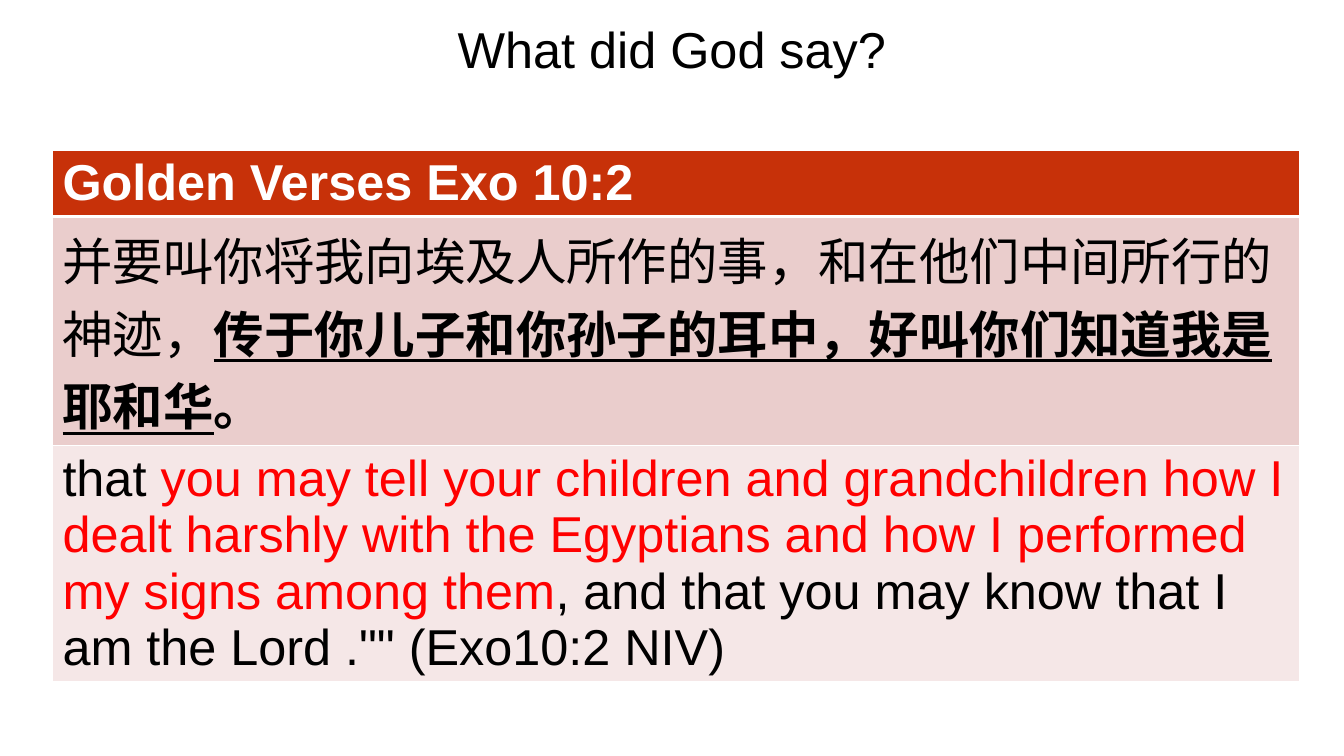
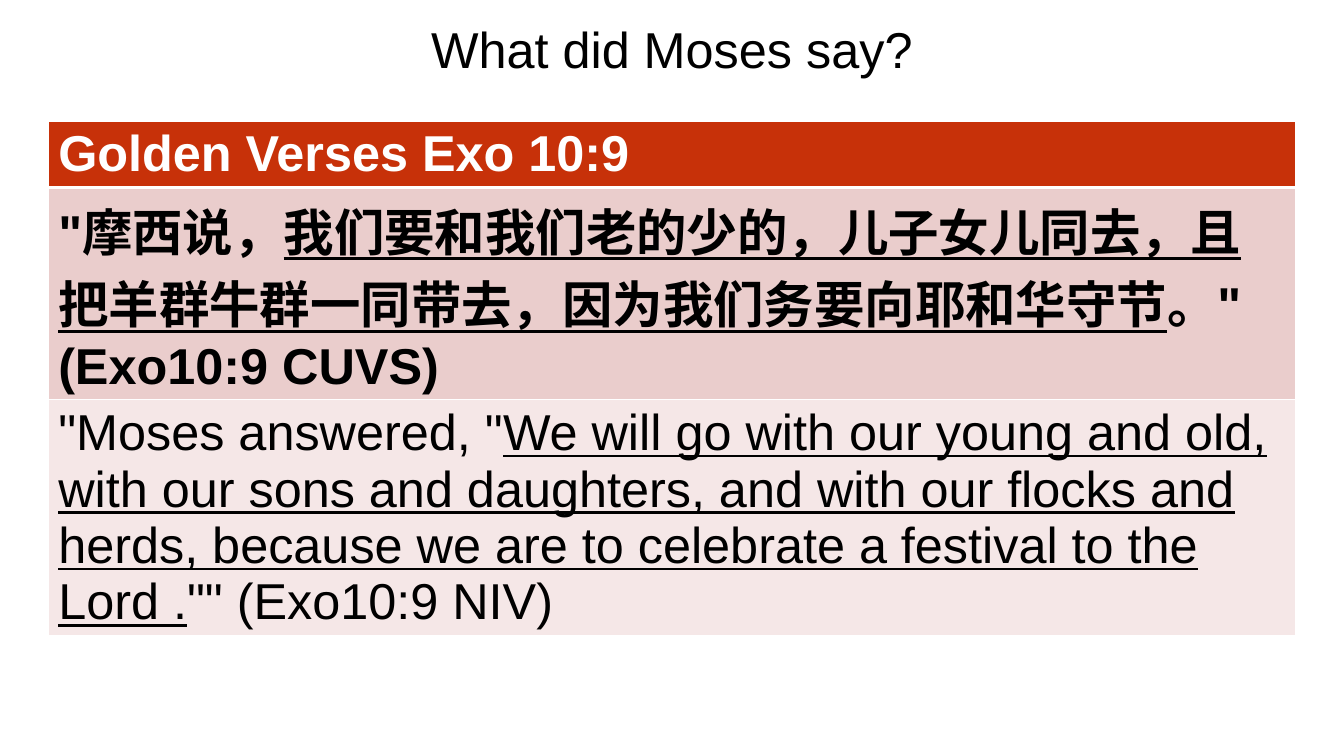
Before and after one commit to wdingbox/accc_2025_pp, a slide deck: slide 6 of ppt/Exodus/exo10_1_15.pptx. Drawn at 1344x756 pixels with LibreOffice and Linux fonts; fonts in the diff are those of the drawing; background and template pictures are left out. Boxes give left, top, right and bottom in pixels: in the first picture for what was removed or moved away, otherwise in the second. Text is boxed around its words. In the diff, an @@ line names an element or a change of style, - is before the commit and + after.

```diff
--- a/ppt/Exodus/exo10_1_15.pptx
+++ b/ppt/Exodus/exo10_1_15.pptx
@@ title at box(431, 31, 912, 78): text changed @@
-What did God say?
+What did Moses say?
@@ table at box(48, 121, 1297, 635) @@
-row 1, column 1: Golden Verses Exo 10:2
+row 1, column 1: Golden Verses Exo 10:9
@@ row 2, column 1: "并要叫你将我向埃及人所作的事，和在他们中间所行的神迹，传于你儿子和你孙子的耳中，好叫你们知道我是耶和华。" to ""摩西说，我们要和我们老的少的，儿子女儿同去，且把羊群牛群一同带去，因为我们务要向耶和华守节。" (Exo10:9 CUVS)" @@
@@ row 3, column 1: "that you may tell your children and grandchildren how I dealt harshly with the Egyptians and how I performed my signs among them, and that you may know that I am the Lord ."" (Exo10:2 NIV)" to ""Moses answered, "We will go with our young and old, with our sons and daughters, and with our flocks and herds, because we are to celebrate a festival to the Lord ."" (Exo10:9 NIV)" @@
@@ table: place and size @@
-table at box(52, 150, 1301, 679)
+table at box(48, 121, 1297, 635)
```
Also in this commit, not shown: 3 other slides changed, 1 slide added, 1 slide removed, 3 other files.
